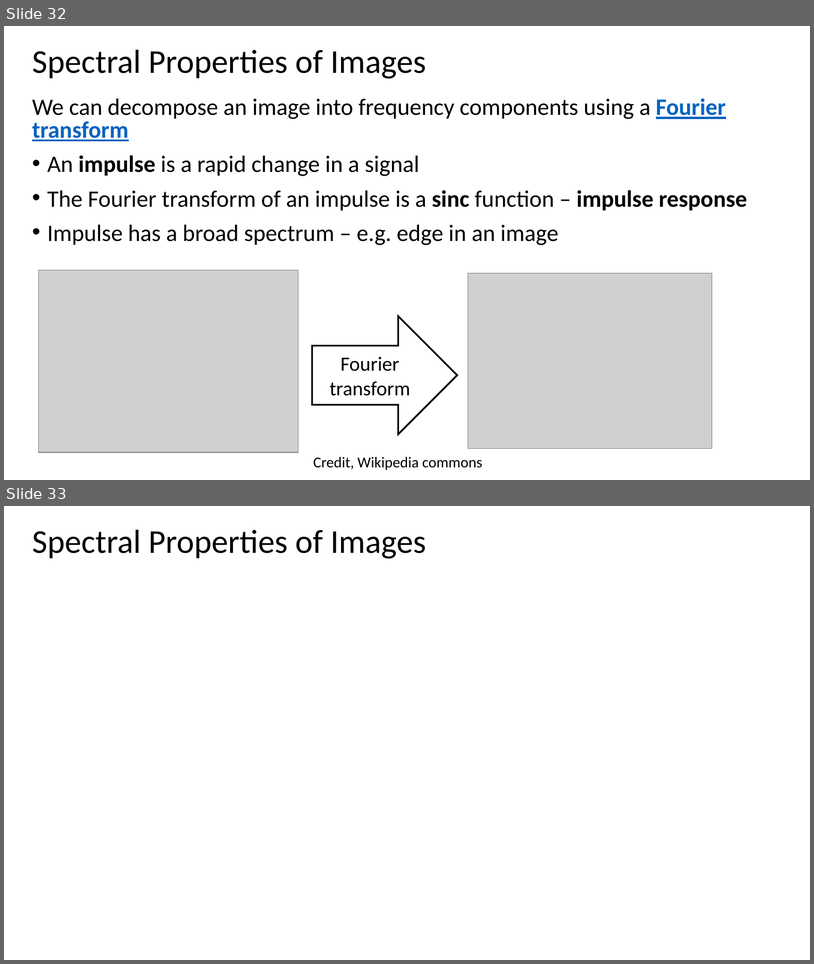
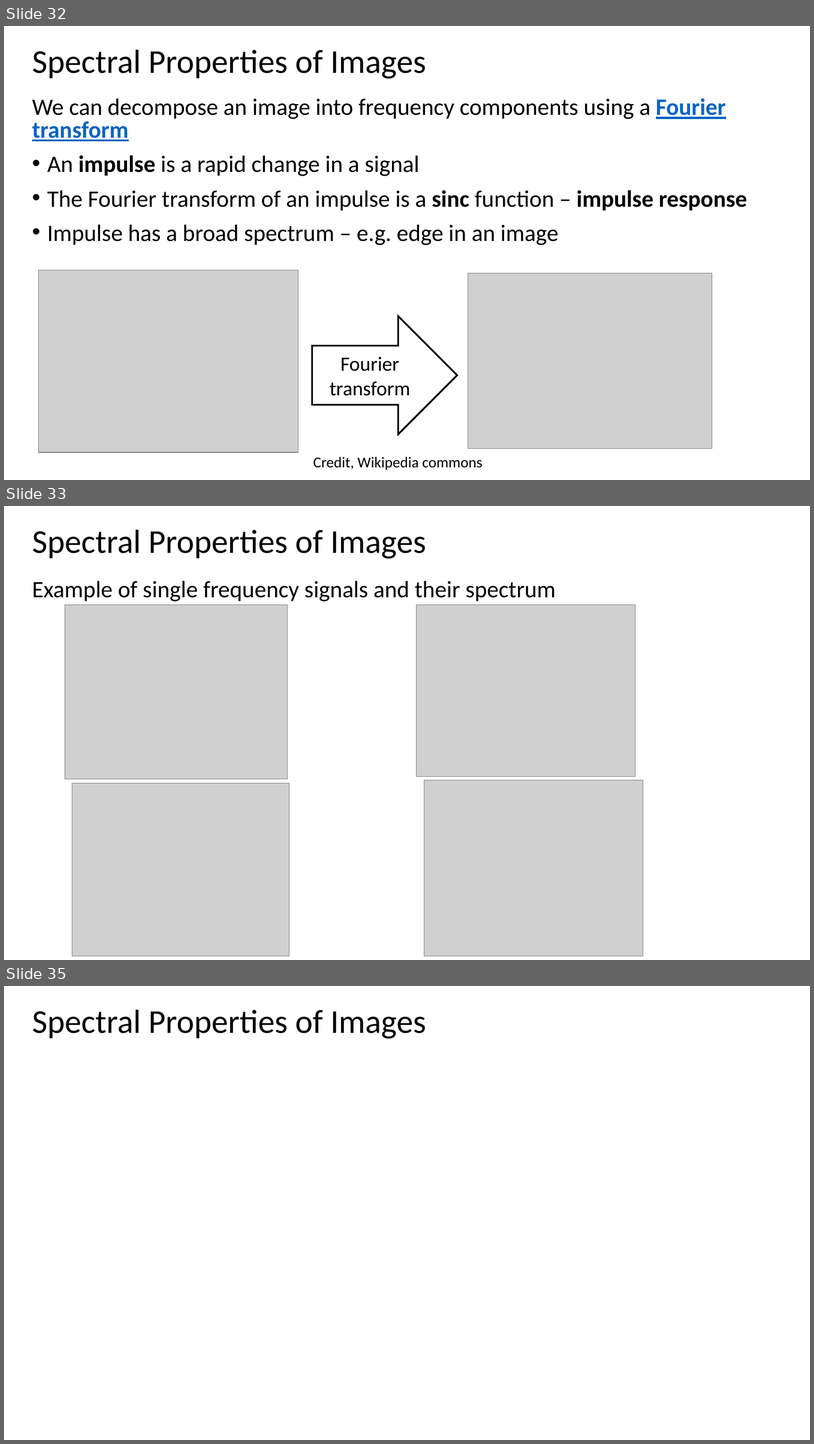
Before and after one commit to StephenElston/CSCI-E25, a slide deck: Slides/2_ConvolutionFilterig.pptx. Shown one above the other, each under a label of ours: slides 32 and 33 before the commit, slides 32, 33 and 35 after it; the slides between them are not shown. The pictures are 814x964 and 814x1444 pixels, drawn with LibreOffice and Linux fonts; fonts in the diff are those of the drawing; grey boxes stand for pictures. Boxes give left, top, right and bottom in pixels: in the first picture for what was removed or moved away, otherwise in the second. Text is boxed around its words. In the diff, an @@ line names an element or a change of style, - is before the commit and + after.

Commit message:
Added Fourier transform example

```diff
--- a/Slides/2_ConvolutionFilterig.pptx
+++ b/Slides/2_ConvolutionFilterig.pptx
@@ slide 33 added at (x1=4, y1=506, x2=810, y2=960), background #FFFFFF @@
@@ title added at (x1=32, y1=529, x2=426, y2=559), 39.6 pt, text #000000 @@
+Spectral Properties of Images
@@ text added at (x1=32, y1=580, x2=556, y2=601), 28 pt, text #000000 @@
+Example of single frequency signals and their spectrum
@@ picture added at (x1=65, y1=604, x2=287, y2=780) @@
@@ picture added at (x1=417, y1=604, x2=636, y2=777) @@
@@ picture added at (x1=72, y1=783, x2=290, y2=955) @@
@@ picture added at (x1=425, y1=780, x2=644, y2=955) @@
@@ what was slide 33 is now slide 35 @@
```
Also in this commit, not shown: 1 other slide added.
